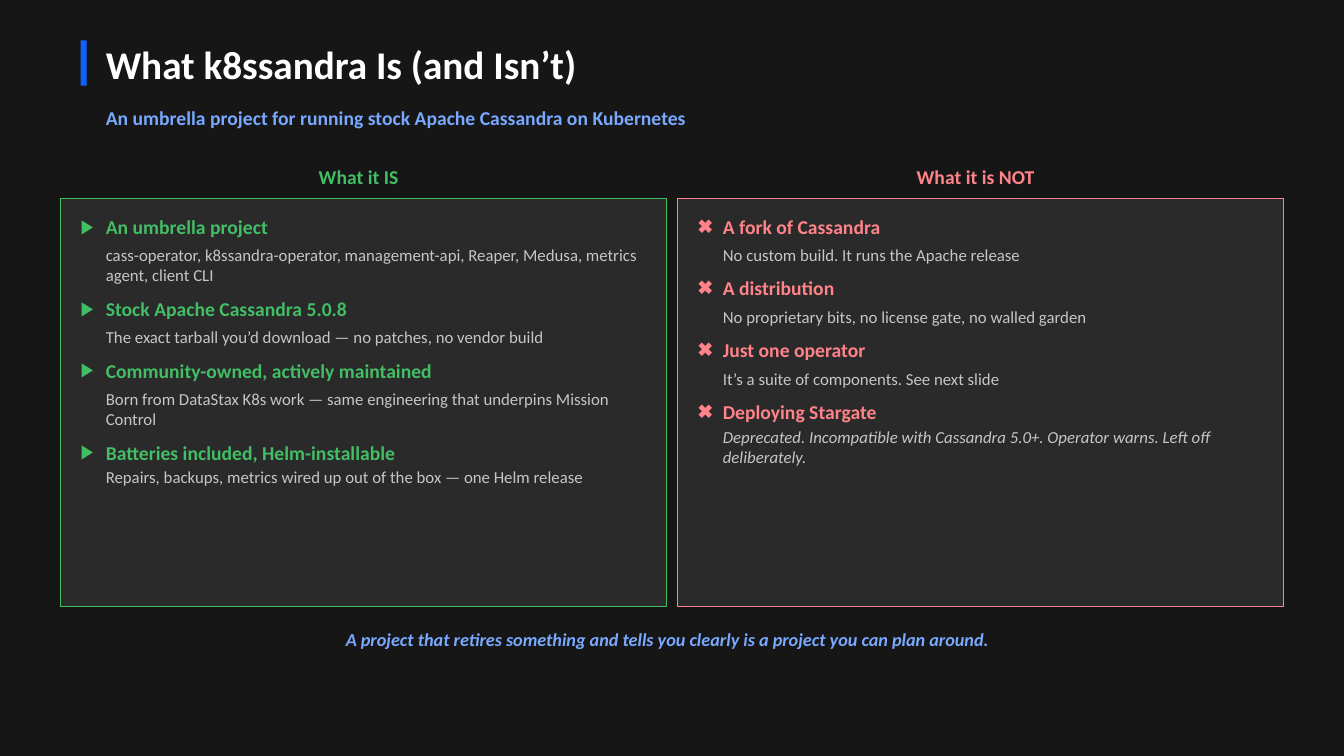
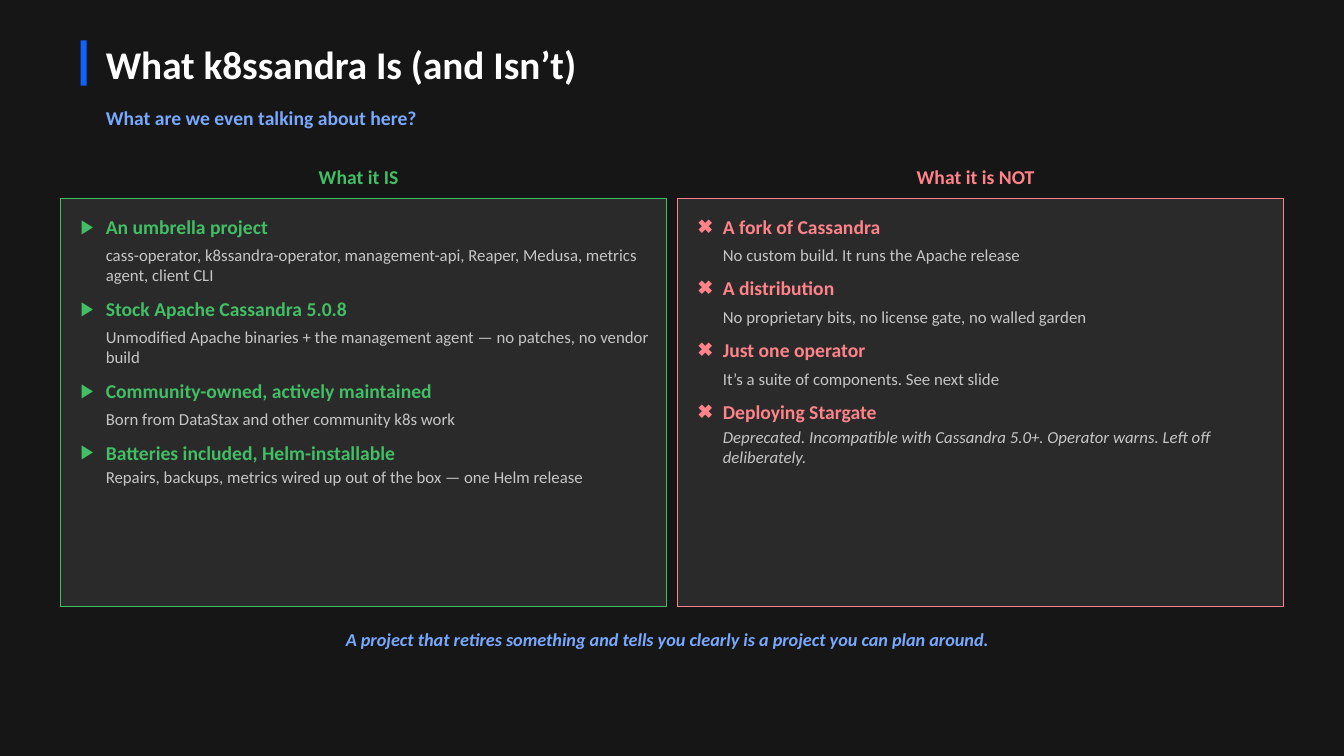
Before and after one commit to jamesc127/k8ssandra-mcp-workshop, a slide deck: slide 3 of k8ssandra-reference-architecture.pptx. Drawn at 1344x756 pixels with LibreOffice and Linux fonts; fonts in the diff are those of the drawing. Boxes give left, top, right and bottom in pixels: in the first picture for what was removed or moved away, otherwise in the second. Text is boxed around its words. In the diff, an @@ line names an element or a change of style, - is before the commit and + after.

```diff
--- a/k8ssandra-reference-architecture.pptx
+++ b/k8ssandra-reference-architecture.pptx
@@ text at (x1=106, y1=111, x2=416, y2=129): text changed @@
-An umbrella project for running stock Apache Cassandra on Kubernetes
+What are we even talking about here?
@@ text in rectangle at (x1=106, y1=331, x2=648, y2=363): text changed @@
-The exact tarball you’d download — no patches, no vendor build
+Unmodified Apache binaries + the management agent — no patches, no vendor build
@@ text in rectangle at (x1=106, y1=413, x2=455, y2=428): text changed @@
-Born from DataStax K8s work — same engineering that underpins Mission Control
+Born from DataStax and other community k8s work
```
Also in this commit, not shown: 13 other slides changed, 1 slide removed.
